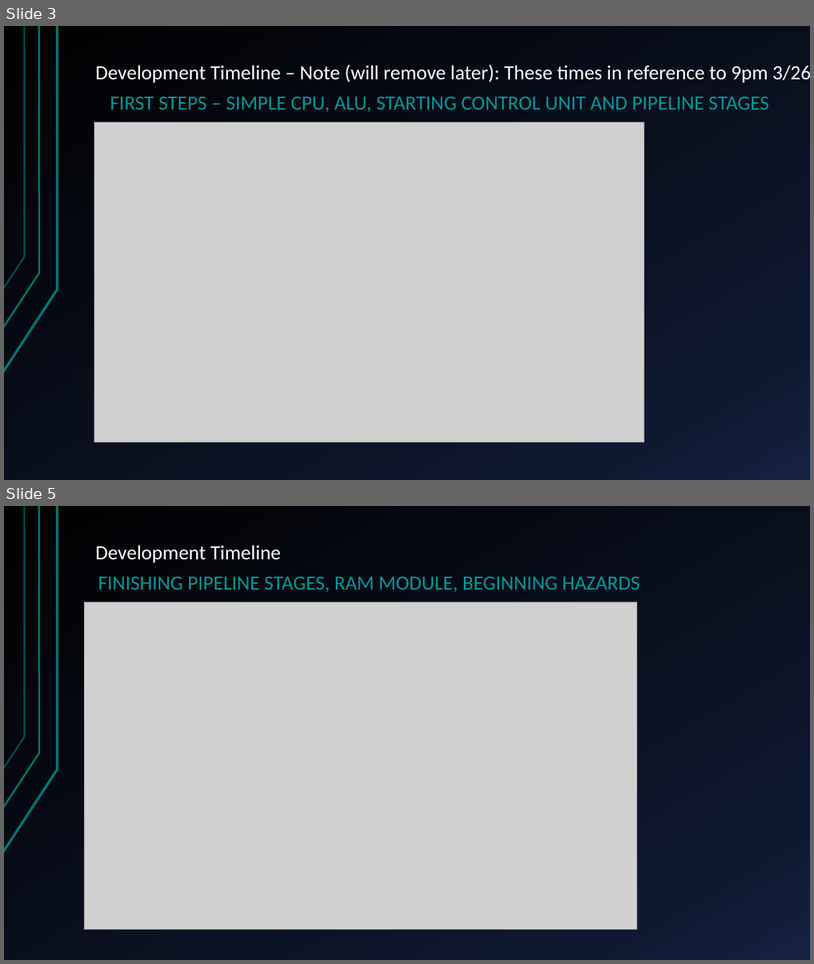
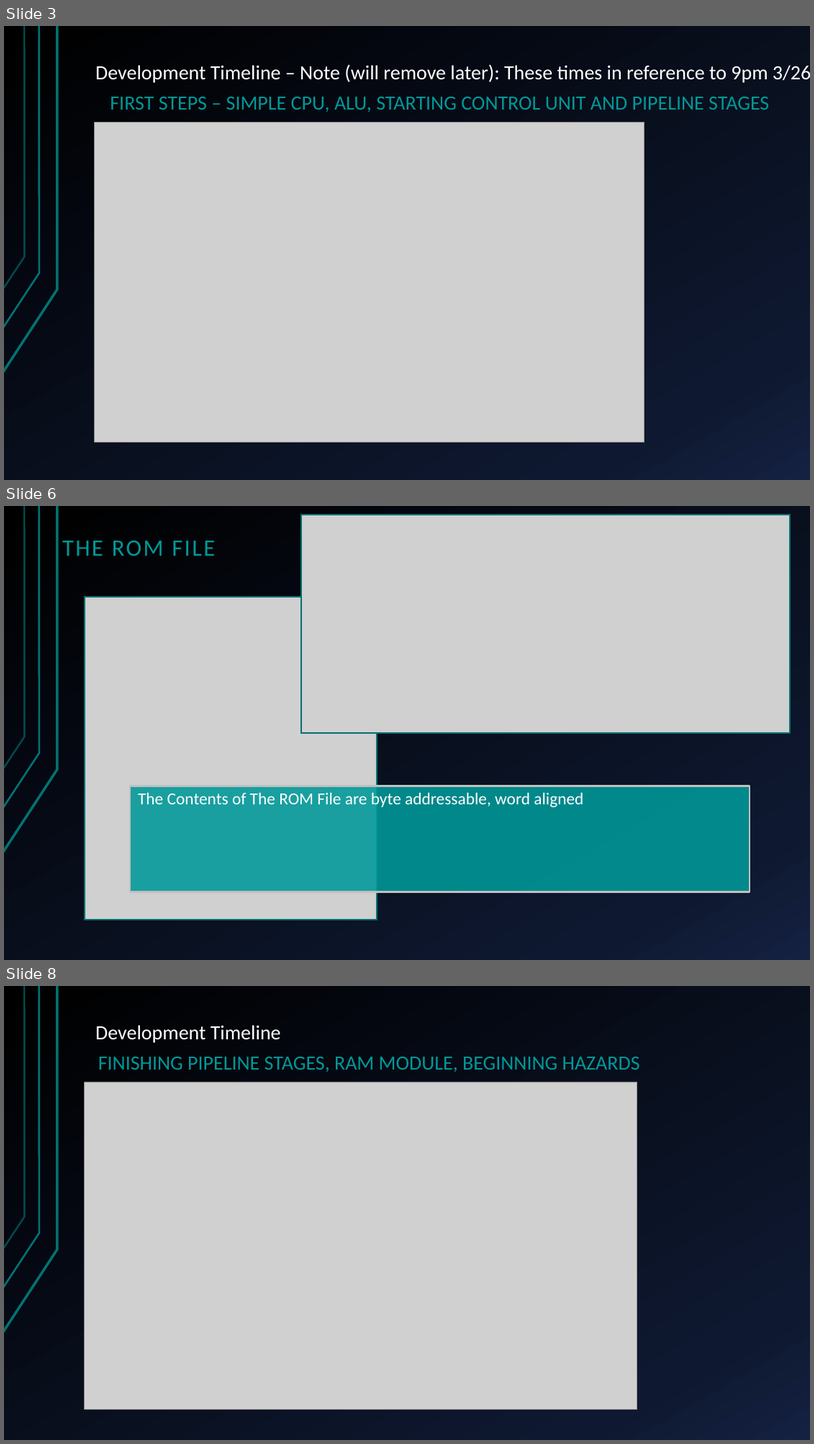
Before and after one commit to HansSanitizer/CENG-450-Project, a slide deck: Documentation/Long-Mann 16-Bit RISC Processor.pptx. Shown one above the other, each under a label of ours: slides 3 and 5 before the commit, slides 3, 6 and 8 after it; the slides between them are not shown. The pictures are 814x964 and 814x1444 pixels, drawn with LibreOffice and Linux fonts; fonts in the diff are those of the drawing; grey boxes stand for pictures. Boxes give left, top, right and bottom in pixels: in the first picture for what was removed or moved away, otherwise in the second. Text is boxed around its words. In the diff, an @@ line names an element or a change of style, - is before the commit and + after.

```diff
--- a/Documentation/Long-Mann 16-Bit RISC Processor.pptx
+++ b/Documentation/Long-Mann 16-Bit RISC Processor.pptx
@@ slide 6 added at bbox=[4, 506, 810, 960], background gradient #000000 to #0F1931 to #142242; not listed: 3 template elements that a slide beside it also shows @@
@@ picture added at bbox=[301, 515, 790, 733] @@
@@ title added at bbox=[62, 541, 215, 556], 28 pt, text #009999 @@
+THE ROM FILE
@@ picture added at bbox=[85, 597, 377, 919] @@
@@ text added at bbox=[130, 785, 750, 891], fill #009999 at 88% opacity, outline #C0C0C0 2 pt, 20 pt, text #FFFFFF @@
+The Contents of The ROM File are byte addressable, word aligned
@@ what was slide 5 is now slide 8 @@
```
Also in this commit, not shown: 4 slides changed, 13 other slides added, 1 slide removed.
